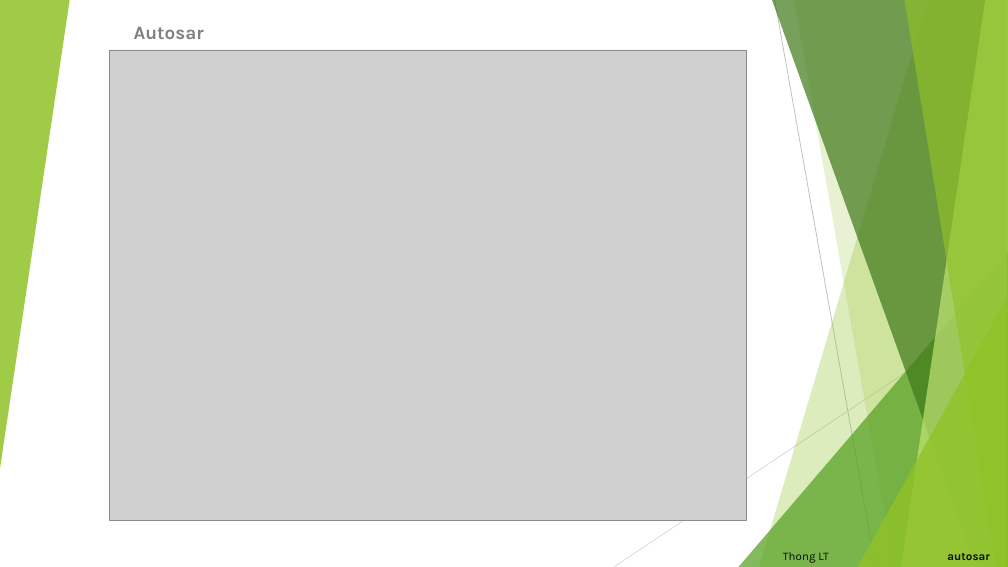
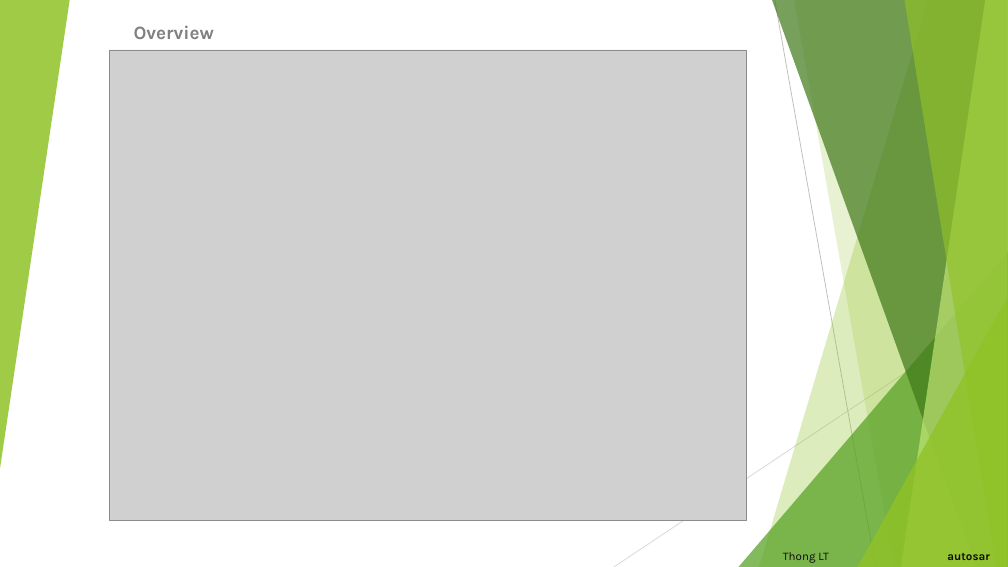
Before and after one commit to letrthong/autosar, a slide deck: slide 1 of Autosar.pptx. Drawn at 1008x567 pixels with LibreOffice and Linux fonts; fonts in the diff are those of the drawing; grey boxes stand for pictures. Boxes give left, top, right and bottom in pixels: in the first picture for what was removed or moved away, otherwise in the second. Text is boxed around its words. In the diff, an @@ line names an element or a change of style, - is before the commit and + after.

```diff
--- a/Autosar.pptx
+++ b/Autosar.pptx
@@ subtitle at <box>134,25,214,39</box>: text changed @@
-Autosar
+Overview
```
Also in this commit, not shown: 1 other slide changed, 5 slides added, 1 other file.
